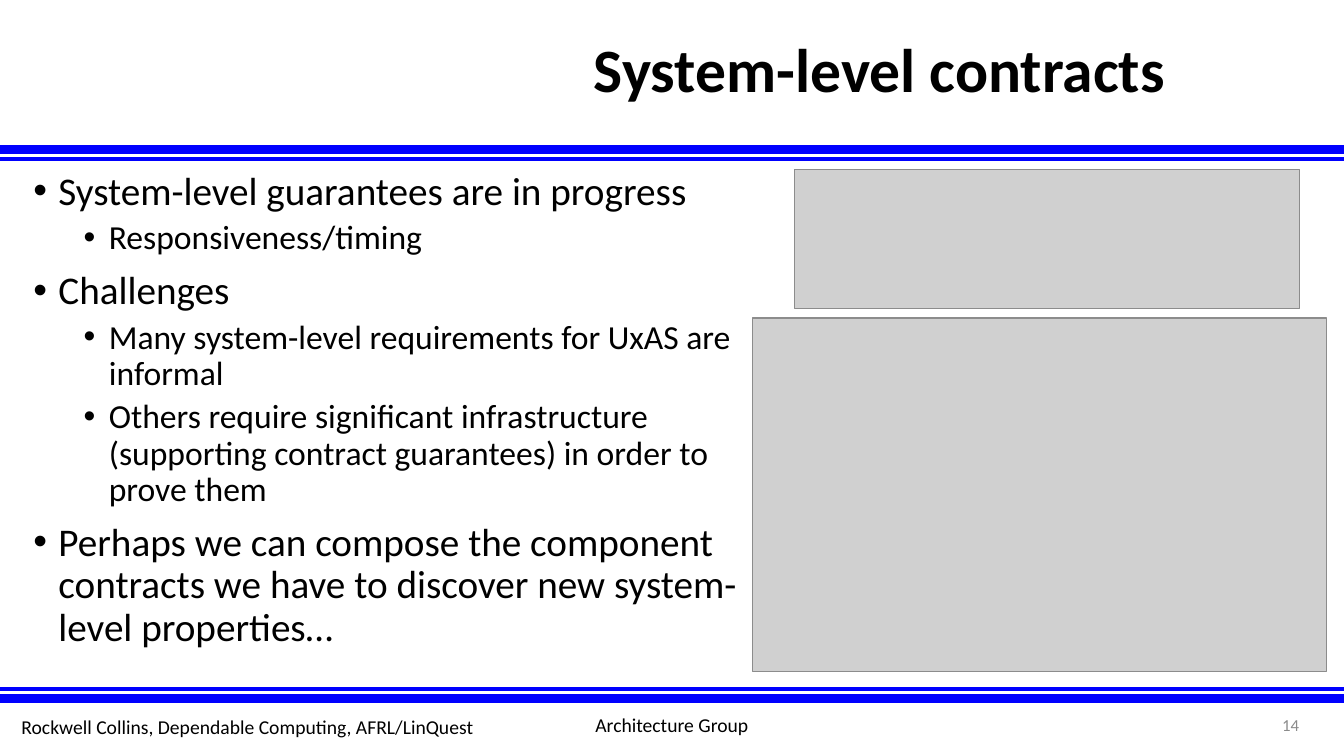
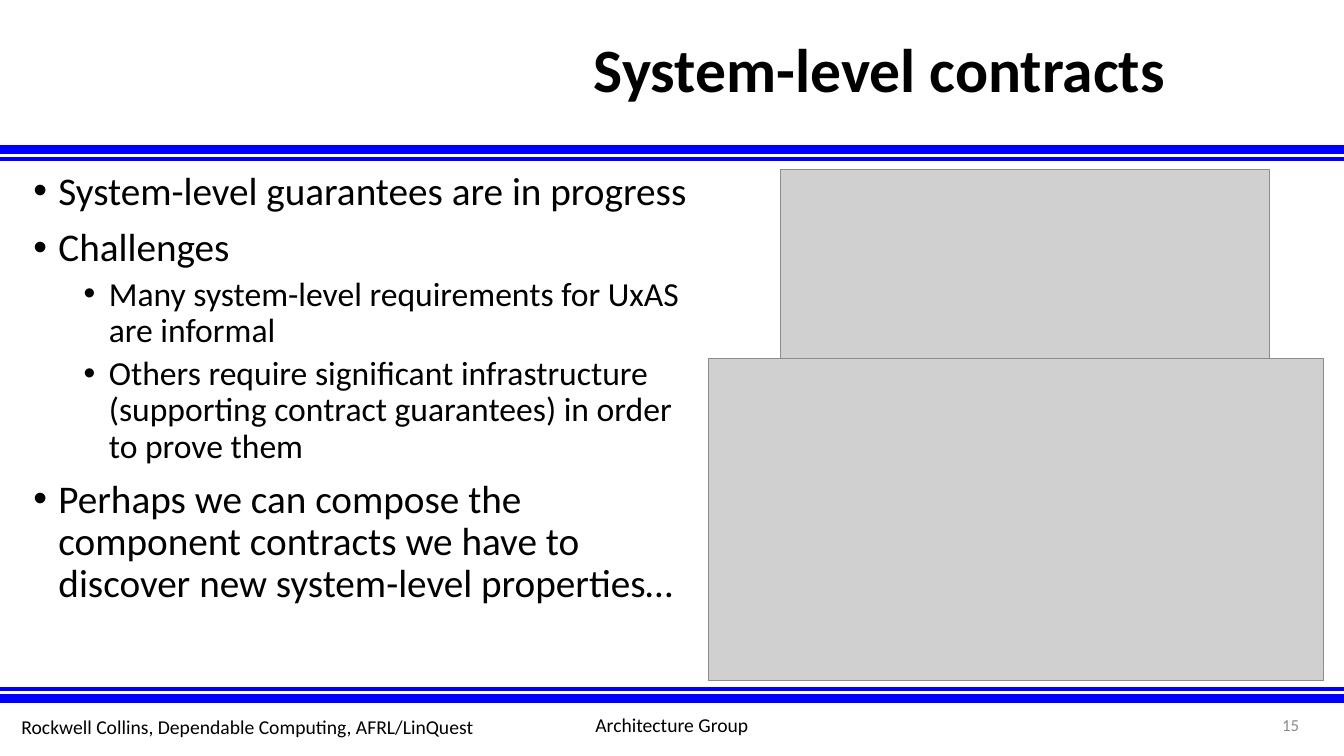
Before and after one commit to afrl-rq/OpenUxAS-SoI, a slide deck: slide 15 of presentations/S5_SoI_Architecture_Group.pptx (slide 14 before the commit). Drawn at 1344x756 pixels with LibreOffice and Linux fonts; fonts in the diff are those of the drawing; grey boxes stand for pictures; background and template pictures are left out. Boxes give left, top, right and bottom in pixels: in the first picture for what was removed or moved away, otherwise in the second. Text is boxed around its words. In the diff, an @@ line names an element or a change of style, - is before the commit and + after.

Commit message:
end of work day slides update

```diff
--- a/presentations/S5_SoI_Architecture_Group.pptx
+++ b/presentations/S5_SoI_Architecture_Group.pptx
@@ picture: place and size @@
-picture at [796, 169, 1301, 309]
+picture at [780, 169, 1270, 359]
@@ text at [109, 225, 422, 255]: paragraph removed @@
-  • Responsiveness/timing
@@ picture: place and size @@
-picture at [753, 318, 1327, 670]
+picture at [709, 359, 1324, 682]
@@ page number at [1282, 720, 1299, 731]: text changed @@
-14
+15
```
Also in this commit, not shown: 3 slides added, 1 slide removed.
